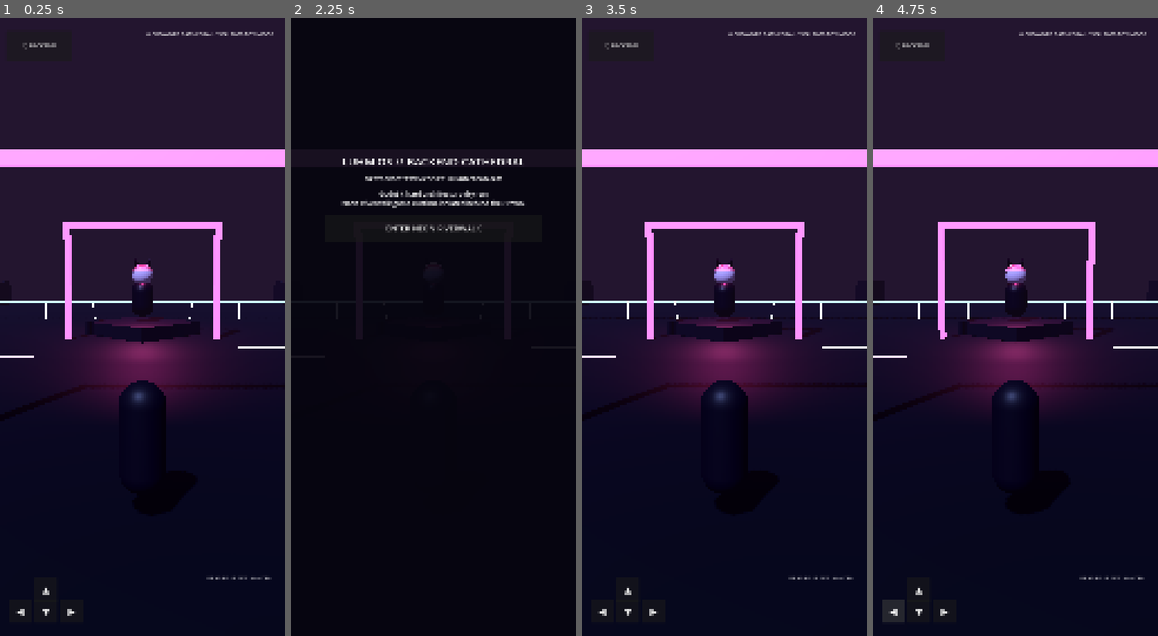
Above: before the commit, frames 1-4 (left to right).
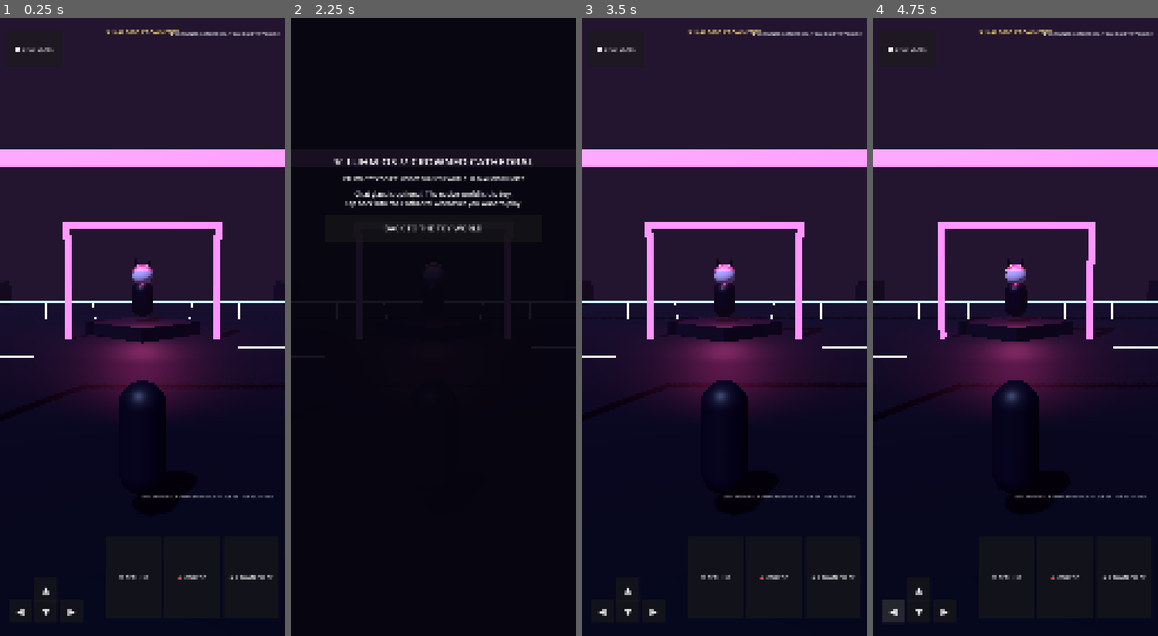
Above: after the commit, the same moments.

Repository: eggie-admin/LuHm-OS
Game: Godot game, scene res://scenes/Main.tscn
Two runs of this game, one before a commit and one after it. Both use one fixed random seed, a clock stepped at 60 frames per second and the inputs below.
Inputs (mouse positions are in pixels of both pictures, inside the frame that each line leads up to):
- Up to frame 1 (0.25 s): no input
- Up to frame 2 (2.25 s): move the mouse to (496, 296) at 0.52 s; hold Right (ui_right) 0.53-1.25 s; click (496, 296) at 0.67 s; drag from (376, 357) to (419, 450) at 1.27 s; click "⬡ BACKEND" (after the commit: "💬 CHAT GLASS") at 2 s
- Up to frame 3 (3.5 s): click "ENTER NEON RIVERWALK" (after the commit: "BACK TO THE TOY WORLD") at 2.75 s
- Up to frame 4 (4.75 s): click "▲" at 3.5 s; click "◀" at 4.25 s

The runs differ from the first frame. In frame 1, 0.9% of the frame differs, in the area x 5-99%, y 1-91%; in frame 2, 2.0%, in the area x 14-85%, y 22-35%; in frame 3, 0.9%; in frame 4, 0.9%.
Error in both runs: Invalid call. Nonexistent function 'show_world' in base 'Nil'. (res://scripts/main.gd:64)

Commit message:
feat: add intuitive Crown toy belt to native HUD

Diff:
--- a/scripts/game/gameHud.gd
+++ b/scripts/game/gameHud.gd
@@ -3,6 +3,7 @@
 signal world_requested
 signal backend_requested
 signal move_axis_changed(axis: Vector2)
+signal toy_action_requested(action: String)
 
 var backend_root: Control
 var world_root: Control
@@ -35,26 +36,26 @@
     backend_root.add_child(panel)
 
     var title := Label.new()
-    title.text = "LUHM OS // BACKEND CATHEDRAL"
+    title.text = "♛ LUHM OS // CROWNED CATHEDRAL"
     title.horizontal_alignment = HORIZONTAL_ALIGNMENT_CENTER
     title.add_theme_font_size_override("font_size", 42)
     panel.add_child(title)
 
     var sub := Label.new()
-    sub.text = "NATIVE GODOT SYSTEM COCKPIT · HUMAN CROWN GATE"
+    sub.text = "KAI 9000 TOY COCKPIT · GODOT OWNS THE WORLD · HUMAN CROWN GATE"
     sub.horizontal_alignment = HORIZONTAL_ALIGNMENT_CENTER
     sub.add_theme_font_size_override("font_size", 19)
     panel.add_child(sub)
 
     var line := Label.new()
-    line.text = "Godot 4 hard-architecture dry run\nNeon Riverwalk game runtime isolated behind the Crown."
+    line.text = "Chat glass is optional. The native world is the toy.\nTap back into the Cathedral whenever you want to play."
     line.horizontal_alignment = HORIZONTAL_ALIGNMENT_CENTER
     line.autowrap_mode = TextServer.AUTOWRAP_WORD_SMART
     line.add_theme_font_size_override("font_size", 25)
     panel.add_child(line)
 
     var enter := Button.new()
-    enter.text = "ENTER NEON RIVERWALK"
+    enter.text = "BACK TO THE TOY WORLD"
     enter.custom_minimum_size = Vector2(0.0, 104.0)
     enter.add_theme_font_size_override("font_size", 30)
     enter.pressed.connect(func(): world_requested.emit())
@@ -66,24 +67,35 @@
     world_root.set_anchors_and_offsets_preset(Control.PRESET_FULL_RECT)
     add_child(world_root)
 
+    var crown := Label.new()
+    crown.text = "♛ KAI 9000 CROWN TOY"
+    crown.anchor_left = 0.32
+    crown.anchor_right = 0.68
+    crown.anchor_top = 0.015
+    crown.anchor_bottom = 0.07
+    crown.horizontal_alignment = HORIZONTAL_ALIGNMENT_CENTER
+    crown.add_theme_font_size_override("font_size", 24)
+    crown.add_theme_color_override("font_color", Color("ffe178"))
+    world_root.add_child(crown)
+
     var backend := Button.new()
-    backend.text = "⬡ BACKEND"
+    backend.text = "💬 CHAT GLASS"
     backend.anchor_left = 0.02
-    backend.anchor_right = 0.25
+    backend.anchor_right = 0.22
     backend.anchor_top = 0.02
-    backend.anchor_bottom = 0.07
-    backend.add_theme_font_size_override("font_size", 22)
+    backend.anchor_bottom = 0.08
+    backend.add_theme_font_size_override("font_size", 20)
     backend.pressed.connect(func(): backend_requested.emit())
     world_root.add_child(backend)
 
     status_label = Label.new()
-    status_label.text = "NEON RIVERWALK // CROWN GREEN DRY RUN"
-    status_label.anchor_left = 0.28
-    status_label.anchor_right = 0.96
+    status_label.text = "♛ CROWNED CATHEDRAL // KAI 9000 TOY MODE"
+    status_label.anchor_left = 0.56
+    status_label.anchor_right = 0.98
     status_label.anchor_top = 0.02
-    status_label.anchor_bottom = 0.07
+    status_label.anchor_bottom = 0.08
     status_label.horizontal_alignment = HORIZONTAL_ALIGNMENT_RIGHT
-    status_label.add_theme_font_size_override("font_size", 21)
+    status_label.add_theme_font_size_override("font_size", 18)
     world_root.add_child(status_label)
 
     dialogue_label = Label.new()
@@ -106,16 +118,37 @@
     _dpad_button("▼", Vector2(0.0, 1.0), 0.12, -0.14)
     _dpad_button("▶", Vector2(1.0, 0.0), 0.21, -0.14)
 
+    var toy_belt := HBoxContainer.new()
+    toy_belt.name = "ToyBelt"
+    toy_belt.anchor_left = 0.37
+    toy_belt.anchor_right = 0.98
+    toy_belt.anchor_top = 0.84
+    toy_belt.anchor_bottom = 0.97
+    toy_belt.add_theme_constant_override("separation", 12)
+    world_root.add_child(toy_belt)
+    _toy_button(toy_belt, "♥ PET LUM", "pet_lum")
+    _toy_button(toy_belt, "👹 ONI POP", "oni_pop")
+    _toy_button(toy_belt, "♛ CROWN PULSE", "crown_pulse")
+
     var camera_hint := Label.new()
-    camera_hint.text = "DRAG RIGHT SIDE · CAMERA"
-    camera_hint.anchor_left = 0.55
-    camera_hint.anchor_right = 0.95
-    camera_hint.anchor_top = 0.90
-    camera_hint.anchor_bottom = 0.95
+    camera_hint.text = "LEFT PAD = WALK · DRAG RIGHT SIDE = CAMERA · TOY BELT = FUN"
+    camera_hint.anchor_left = 0.34
+    camera_hint.anchor_right = 0.96
+    camera_hint.anchor_top = 0.77
+    camera_hint.anchor_bottom = 0.82
     camera_hint.horizontal_alignment = HORIZONTAL_ALIGNMENT_RIGHT
-    camera_hint.add_theme_font_size_override("font_size", 18)
+    camera_hint.add_theme_font_size_override("font_size", 16)
     camera_hint.modulate = Color(1, 1, 1, 0.66)
     world_root.add_child(camera_hint)
+
+func _toy_button(parent: HBoxContainer, text_value: String, action: String) -> void:
+    var button := Button.new()
+    button.text = text_value
+    button.size_flags_horizontal = Control.SIZE_EXPAND_FILL
+    button.custom_minimum_size = Vector2(170.0, 74.0)
+    button.add_theme_font_size_override("font_size", 20)
+    button.pressed.connect(func(): toy_action_requested.emit(action))
+    parent.add_child(button)
 
 func _dpad_button(glyph: String, axis: Vector2, left_anchor: float, top_offset_fraction: float) -> void:
     var button := Button.new()
